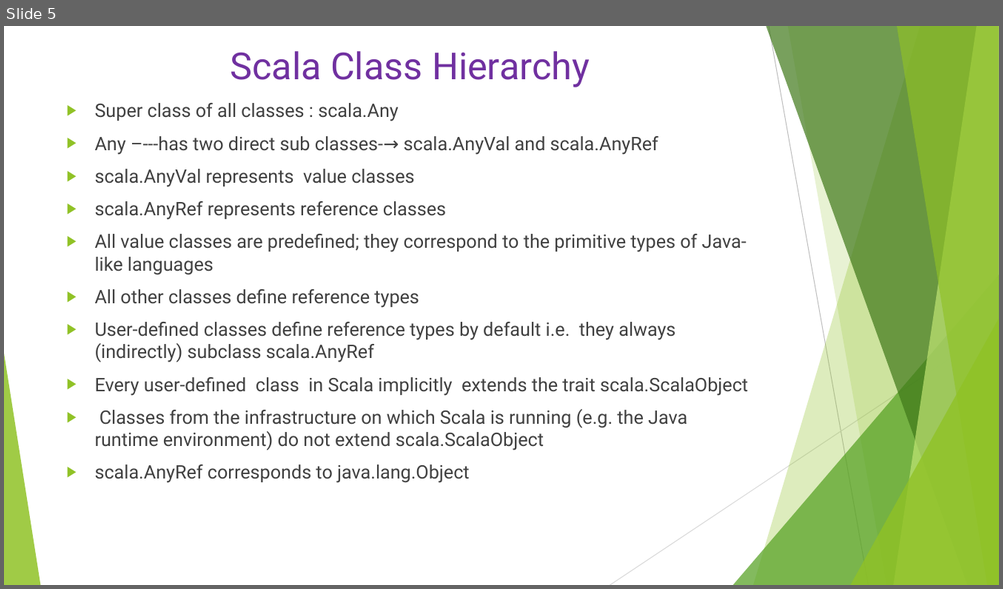
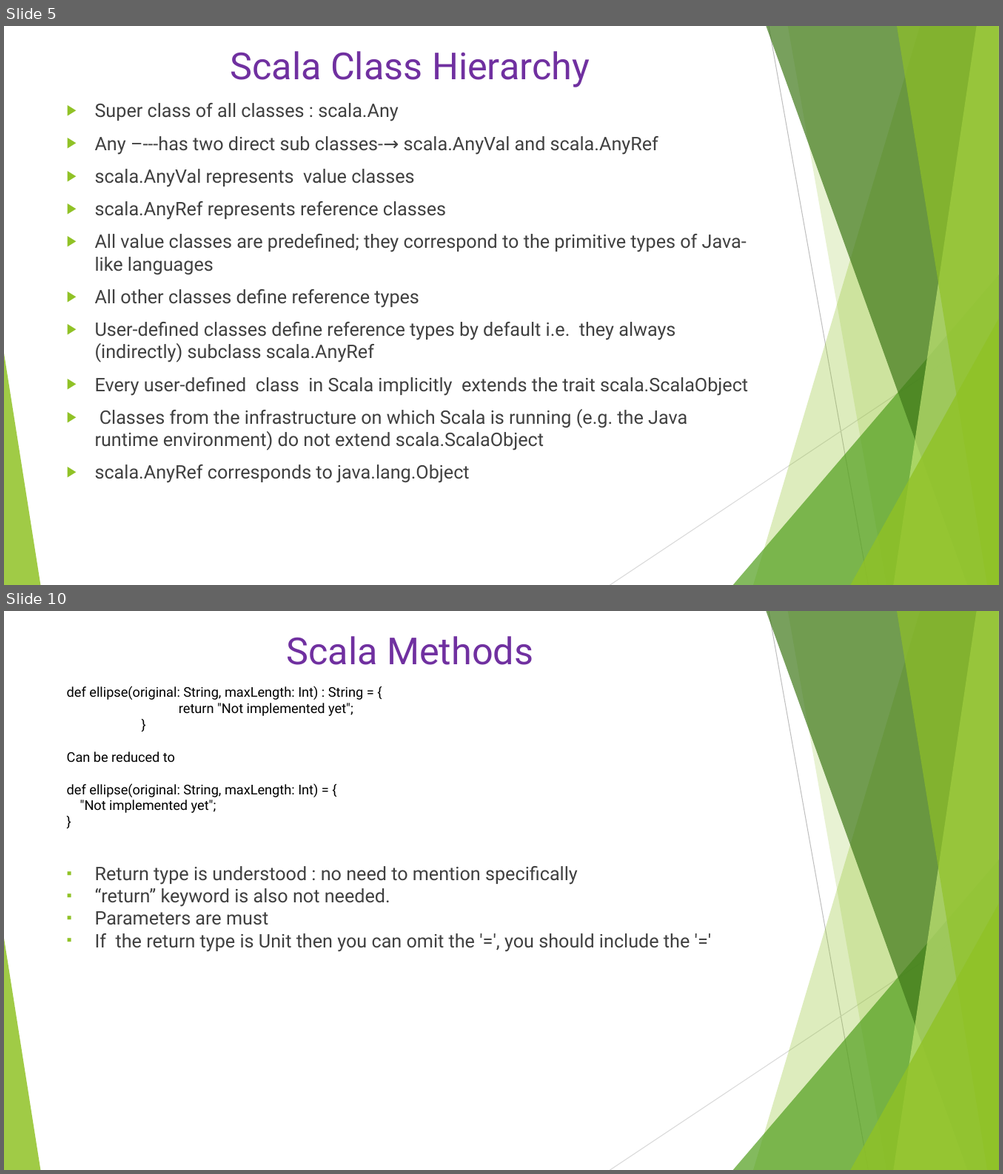
Before and after one commit to Anveshan3175/ScalaTrainingPrep, a slide deck: ScalaRepositary/ScalaTrainingPrep/Scala.pptx. Shown one above the other, each under a label of ours: slide 5 before the commit, slides 5 and 10 after it; the slides between them are not shown. The pictures are 1003x589 and 1003x1174 pixels, drawn with LibreOffice and Linux fonts; fonts in the diff are those of the drawing. Boxes give left, top, right and bottom in pixels: in the first picture for what was removed or moved away, otherwise in the second. Text is boxed around its words. In the diff, an @@ line names an element or a change of style, - is before the commit and + after.

```diff
--- a/ScalaRepositary/ScalaTrainingPrep/Scala.pptx
+++ b/ScalaRepositary/ScalaTrainingPrep/Scala.pptx
@@ slide 10 added at <box>4,611,999,1170</box>, background #FFFFFF; not listed: 10 template elements that a slide beside it also shows @@
@@ title added at <box>286,636,533,665</box>, 36 pt, text #7030A0 @@
+Scala Methods
@@ text added at <box>67,686,689,952</box>, 18 pt, text #404040 @@
+def ellipse(original: String, maxLength: Int) : String = {
+return "Not implemented yet";
+}
+Can be reduced to
+def ellipse(original: String, maxLength: Int) = {
+"Not implemented yet";
+}
+▪ Return type is understood : no need to mention specifically
+▪ “return” keyword is also not needed.
+▪ Parameters are must
+▪ If the return type is Unit then you can omit the '=', you should include the '='
```
Also in this commit, not shown: 5 other slides added, 3 other files.
